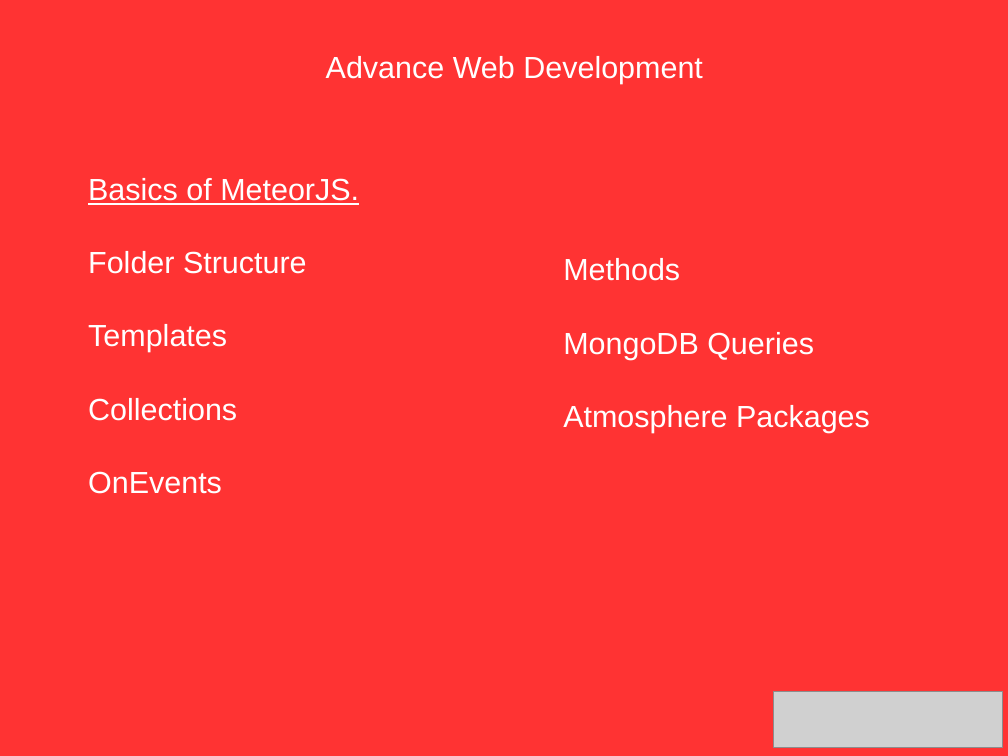
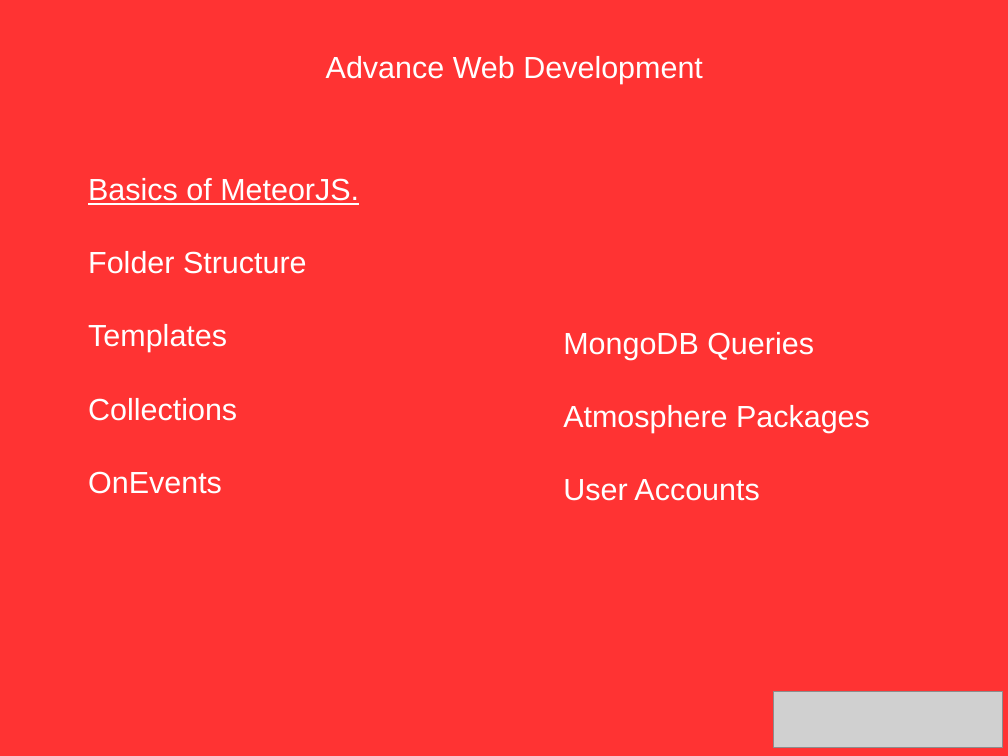
Before and after one commit to piyushmahen/meteortutorial, a slide deck: slide 2 of AWD.odp. Drawn at 1008x756 pixels with LibreOffice and Linux fonts; fonts in the diff are those of the drawing; grey boxes stand for pictures. Boxes give left, top, right and bottom in pixels: in the first picture for what was removed or moved away, otherwise in the second. Text is boxed around its words. In the diff, an @@ line names an element or a change of style, - is before the commit and + after.

```diff
--- a/AWD.odp
+++ b/AWD.odp
@@ text at <box>563,258,680,281</box>: paragraph removed @@
-Methods
@@ text at <box>563,479,759,501</box>: paragraph added @@
+User Accounts
```
Also in this commit, not shown: 2 other slides changed, 8 other files.
